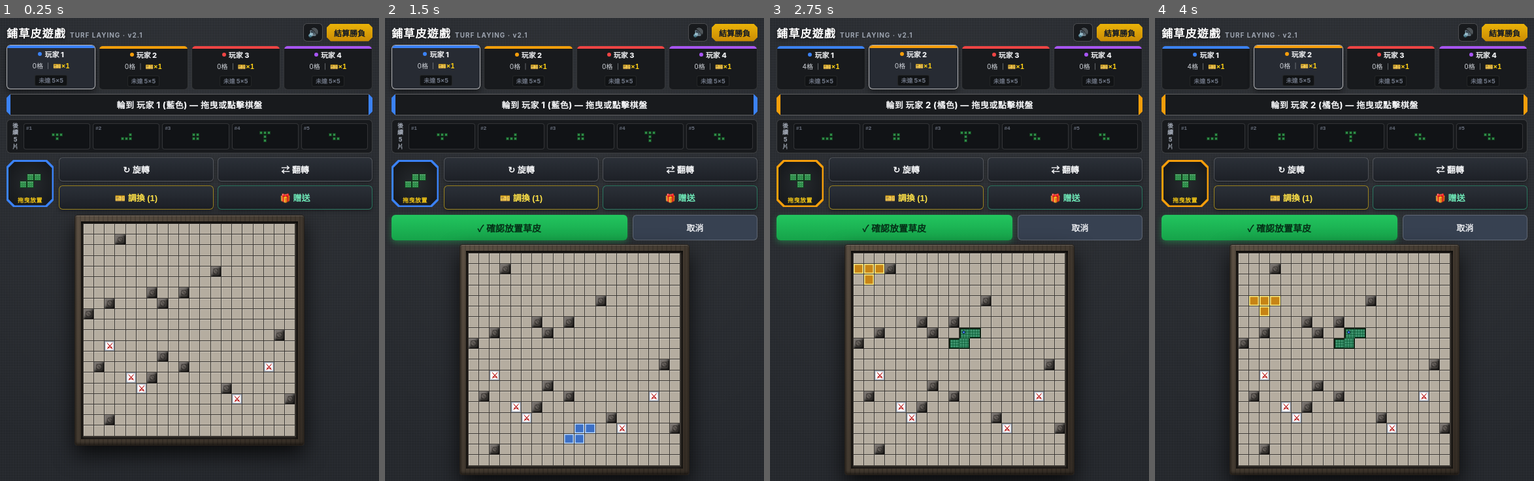
Above: before the commit, frames 1-4 (left to right).
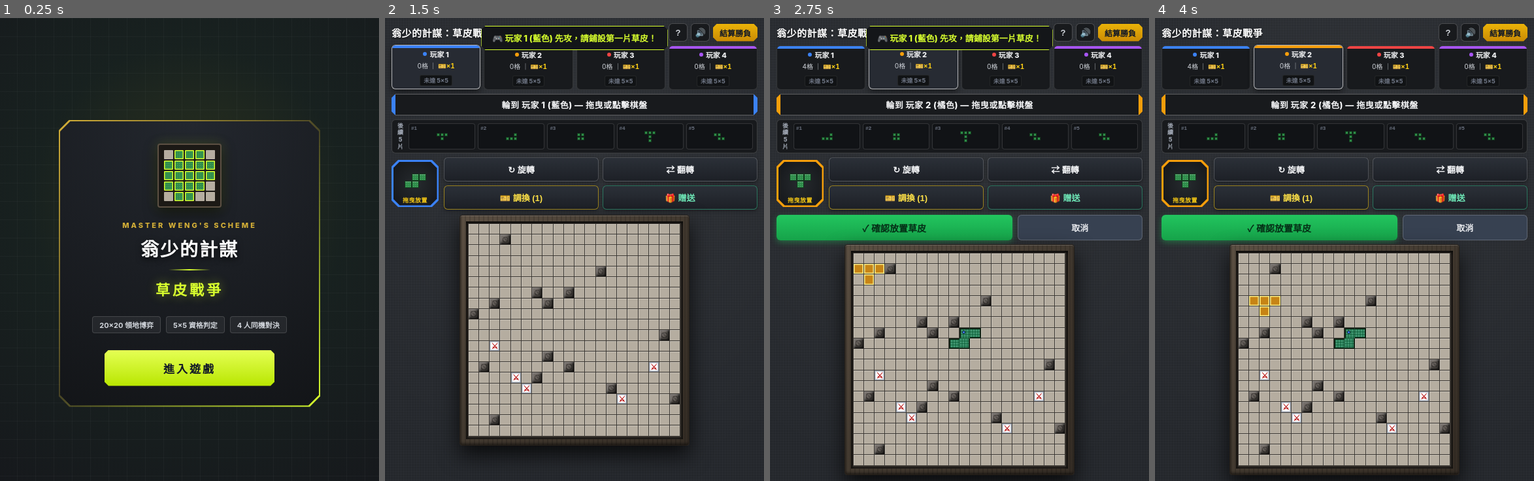
Above: after the commit, the same moments.

Repository: ysh-coder/devilsgame
Game: browser game, page index.html
The game is run twice, just before and just after one commit, with the same random seed, the same clock (stepped at 60 frames per second) and the same inputs.
Inputs (mouse positions are in pixels of both pictures, inside the frame that each line leads up to; where the layout moved, square brackets give the same spot in the first picture):
- Up to frame 1 (0.25 s): no input
- Up to frame 2 (1.5 s): click (574, 328) at 0.27 s; click (574, 351) [574, 383] at 1.07 s; click (574, 443) at 1.27 s, where only the run after the commit has a clickable "開始對戰"
- Up to frame 3 (2.75 s): click (914, 305) [914, 337] at 1.67 s; click (1008, 291) at 1.87 s; press the mouse at (1004, 323) at 2.27 s; release the mouse at (959, 314) at 2.4 s; click (868, 249) at 2.47 s
- Up to frame 4 (4 s): click (1378, 406) at 2.87 s; click (1424, 291) at 3.07 s; click (1287, 416) at 3.47 s; click (1264, 309) at 3.67 s

The runs differ from the first frame. In frame 1, 37% of the frame differs, in the area x 1-99%, y 0-92%; in frame 2, 19%; in frame 3, 2.9%; in frame 4, 0.7%.

Commit message:
Update index.html

Diff:
--- a/index.html
+++ b/index.html
@@ -3,7 +3,7 @@
 <head>
     <meta charset="UTF-8">
     <meta name="viewport" content="width=device-width, initial-scale=1.0, maximum-scale=1.0, user-scalable=no, viewport-fit=cover">
-    <title>鋪草皮遊戲 — 實境桌遊版</title>
+    <title>翁少的計謀：草皮戰爭</title>
     <style>
         :root {
             --studio-bg: #26292e;
@@ -12,6 +12,7 @@
             --stone-tile: #b5ada0;
             --grid-line: #3b3732;
             --neon-lime: #d8ff2e;
+            --gold-accent: #d4af37;
 
             --p0-color: #3b82f6;
             --p1-color: #f59e0b;
@@ -55,8 +56,270 @@
         .chamfer-md {
             clip-path: polygon(10px 0, calc(100% - 10px) 0, 100% 10px, 100% calc(100% - 10px), calc(100% - 10px) 100%, 10px 100%, 0 calc(100% - 10px), 0 10px);
         }
-
-        /* 頂部標題與功能列 */
+        .chamfer-lg {
+            clip-path: polygon(16px 0, calc(100% - 16px) 0, 100% 16px, 100% calc(100% - 16px), calc(100% - 16px) 100%, 16px 100%, 0 calc(100% - 16px), 0 16px);
+        }
+
+        /* =========================================================
+           開場主視覺畫面：翁少的計謀：草皮戰爭
+           ========================================================= */
+        #title-screen {
+            position: fixed;
+            inset: 0;
+            z-index: 500;
+            display: flex;
+            flex-direction: column;
+            align-items: center;
+            justify-content: center;
+            padding: 24px;
+            background-color: #16181c;
+            background-image:
+                radial-gradient(circle at 50% 38%, rgba(216, 255, 46, 0.12) 0%, rgba(46, 139, 71, 0.08) 32%, transparent 70%),
+                linear-gradient(rgba(255, 255, 255, 0.03) 1px, transparent 1px),
+                linear-gradient(90deg, rgba(255, 255, 255, 0.03) 1px, transparent 1px);
+            background-size: 100% 100%, 28px 28px, 28px 28px;
+            transition: opacity 0.35s ease, visibility 0.35s ease;
+        }
+        #title-screen.hidden {
+            opacity: 0;
+            visibility: hidden;
+            pointer-events: none;
+        }
+
+        .title-frame-outer {
+            width: 100%;
+            max-width: 400px;
+            padding: 2px;
+            background: linear-gradient(135deg, var(--gold-accent) 0%, rgba(212,175,55,0.25) 50%, var(--neon-lime) 100%);
+            box-shadow: 0 24px 50px rgba(0, 0, 0, 0.85);
+        }
+        .title-frame-inner {
+            background: radial-gradient(circle at top, #23272e 0%, #131518 100%);
+            padding: 34px 22px 30px 22px;
+            display: flex;
+            flex-direction: column;
+            align-items: center;
+            text-align: center;
+        }
+
+        /* 裝飾性迷你草皮拼圖徽章 */
+        .hero-emblem {
+            display: grid;
+            grid-template-columns: repeat(5, 14px);
+            grid-template-rows: repeat(5, 14px);
+            gap: 2px;
+            padding: 8px;
+            background: #1c1915;
+            border: 2px solid #5c5043;
+            border-radius: 4px;
+            margin-bottom: 20px;
+            box-shadow: 0 8px 20px rgba(0,0,0,0.6), 0 0 18px rgba(216, 255, 46, 0.18);
+        }
+        .emblem-cell {
+            background: #b5ada0;
+            border-radius: 1px;
+        }
+        .emblem-cell.turf {
+            background-color: #2f8e4b;
+            background-image: radial-gradient(rgba(255,255,255,0.22) 1px, transparent 0);
+            background-size: 3px 3px;
+            box-shadow: inset 0 0 0 1px #102415;
+        }
+        .emblem-cell.glow {
+            box-shadow: inset 0 0 0 1.5px var(--neon-lime);
+        }
+
+        .hero-kicker {
+            font-size: 11px;
+            font-weight: 800;
+            letter-spacing: 3px;
+            color: var(--gold-accent);
+            text-transform: uppercase;
+            margin-bottom: 8px;
+        }
+        .hero-title-main {
+            margin: 0;
+            font-size: 28px;
+            font-weight: 900;
+            letter-spacing: 2px;
+            color: #ffffff;
+            text-shadow: 0 3px 10px rgba(0,0,0,0.7);
+        }
+        .hero-divider {
+            width: 64px;
+            height: 2px;
+            background: linear-gradient(90deg, transparent, var(--neon-lime), transparent);
+            margin: 12px 0;
+        }
+        .hero-title-sub {
+            margin: 0 0 26px 0;
+            font-size: 22px;
+            font-weight: 900;
+            letter-spacing: 4px;
+            color: var(--neon-lime);
+            text-shadow: 0 0 16px rgba(216, 255, 46, 0.35);
+        }
+
+        .hero-tags {
+            display: flex;
+            gap: 8px;
+            margin-bottom: 26px;
+            flex-wrap: wrap;
+            justify-content: center;
+        }
+        .hero-tag {
+            font-size: 11px;
+            font-weight: 700;
+            color: #d1d5db;
+            background: rgba(255,255,255,0.06);
+            border: 1px solid rgba(255,255,255,0.14);
+            padding: 4px 10px;
+            border-radius: 4px;
+        }
+
+        .btn-enter-game {
+            width: 100%;
+            max-width: 260px;
+            padding: 15px 24px;
+            font-size: 17px;
+            font-weight: 900;
+            letter-spacing: 3px;
+            color: #111827;
+            background: linear-gradient(180deg, #e5ff54 0%, #b8e600 100%);
+            border: none;
+            cursor: pointer;
+            box-shadow: 0 6px 20px rgba(216, 255, 46, 0.35);
+            transition: transform 0.12s ease, filter 0.15s ease;
+        }
+        .btn-enter-game:active {
+            transform: scale(0.96);
+            filter: brightness(0.92);
+        }
+
+        /* =========================================================
+           遊戲教學畫面 (#tutorial-screen)
+           ========================================================= */
+        #tutorial-screen {
+            position: fixed;
+            inset: 0;
+            z-index: 450;
+            display: none;
+            align-items: center;
+            justify-content: center;
+            padding: 16px;
+            background: rgba(12, 14, 17, 0.88);
+            backdrop-filter: blur(6px);
+        }
+        #tutorial-screen.visible {
+            display: flex;
+        }
+
+        .tutorial-outer {
+            width: 100%;
+            max-width: 440px;
+            max-height: 88dvh;
+            padding: 2px;
+            background: linear-gradient(180deg, var(--gold-accent) 0%, rgba(212,175,55,0.35) 100%);
+            box-shadow: 0 20px 48px rgba(0,0,0,0.85);
+            display: flex;
+        }
+        .tutorial-inner {
+            width: 100%;
+            background: #191c21;
+            padding: 20px 18px 18px 18px;
+            display: flex;
+            flex-direction: column;
+            overflow-y: auto;
+            -webkit-overflow-scrolling: touch;
+            touch-action: pan-y;
+        }
+
+        .tut-header {
+            text-align: center;
+            margin-bottom: 14px;
+            border-bottom: 1px solid rgba(255,255,255,0.12);
+            padding-bottom: 10px;
+        }
+        .tut-header h3 {
+            margin: 0;
+            font-size: 19px;
+            font-weight: 900;
+            color: var(--neon-lime);
+            letter-spacing: 1.5px;
+        }
+        .tut-header p {
+            margin: 4px 0 0 0;
+            font-size: 12px;
+            color: #9ca3af;
+        }
+
+        .tut-cards {
+            display: flex;
+            flex-direction: column;
+            gap: 10px;
+            margin-bottom: 16px;
+        }
+        .tut-card {
+            display: flex;
+            gap: 12px;
+            align-items: flex-start;
+            background: #121418;
+            border: 1px solid rgba(255,255,255,0.1);
+            border-left: 3.5px solid var(--gold-accent);
+            border-radius: 6px;
+            padding: 10px 12px;
+        }
+        .tut-card.highlight {
+            border-left-color: var(--neon-lime);
+        }
+        .tut-icon {
+            font-size: 22px;
+            line-height: 1.2;
+            flex-shrink: 0;
+            width: 30px;
+            text-align: center;
+        }
+        .tut-body h4 {
+            margin: 0 0 3px 0;
+            font-size: 14px;
+            font-weight: 800;
+            color: #ffffff;
+        }
+        .tut-body p {
+            margin: 0;
+            font-size: 12.5px;
+            line-height: 1.55;
+            color: #d1d5db;
+        }
+        .tut-em {
+            color: var(--neon-lime);
+            font-weight: 800;
+        }
+        .tut-gold {
+            color: #facc15;
+            font-weight: 800;
+        }
+
+        .btn-start-match {
+            width: 100%;
+            padding: 13px;
+            font-size: 16px;
+            font-weight: 900;
+            letter-spacing: 2px;
+            color: #052e16;
+            background: linear-gradient(180deg, #4ade80 0%, #22c55e 100%);
+            border: none;
+            cursor: pointer;
+            box-shadow: 0 4px 14px rgba(34, 197, 94, 0.35);
+            flex-shrink: 0;
+        }
+        .btn-start-match:active {
+            transform: scale(0.97);
+        }
+
+        /* =========================================================
+           主遊戲頂部標題與功能列
+           ========================================================= */
         .header-bar {
             display: flex;
             justify-content: space-between;
@@ -64,39 +327,40 @@
             width: 95vw;
             max-width: 560px;
             margin-bottom: 6px;
+            gap: 6px;
         }
         .title-group {
             display: flex;
             align-items: baseline;
-            gap: 6px;
+            gap: 5px;
+            min-width: 0;
         }
         .title-group h2 {
             margin: 0;
-            font-size: 17px;
-            font-weight: 800;
-            letter-spacing: 1.2px;
+            font-size: 15px;
+            font-weight: 900;
+            letter-spacing: 0.5px;
             color: #ffffff;
             text-shadow: 0 2px 4px rgba(0,0,0,0.6);
-        }
-        .title-sub {
-            font-size: 10px;
-            font-weight: 700;
-            letter-spacing: 1px;
-            color: #9ca3af;
+            white-space: nowrap;
+            overflow: hidden;
+            text-overflow: ellipsis;
         }
         .header-actions {
             display: flex;
-            gap: 6px;
+            gap: 5px;
             align-items: center;
+            flex-shrink: 0;
         }
         .btn-icon {
             background: var(--panel-dark);
             color: #d1d5db;
             border: 1px solid var(--panel-border);
-            width: 30px;
+            width: 29px;
             height: 28px;
             border-radius: 6px;
             font-size: 13px;
+            font-weight: 800;
             display: flex;
             align-items: center;
             justify-content: center;
@@ -106,7 +370,7 @@
             background: linear-gradient(180deg, #eab308 0%, #ca8a04 100%);
             color: #111827;
             border: none;
-            padding: 5px 11px;
+            padding: 5px 10px;
             font-size: 12px;
             font-weight: 800;
             cursor: pointer;
@@ -358,7 +622,6 @@
             box-shadow: inset 0 1px 0 rgba(255,255,255,0.25);
         }
 
-        /* 拖曳時跟隨手指的浮動草皮幽靈 */
         #drag-ghost {
             position: fixed;
             display: none;
@@ -459,7 +722,7 @@
             cursor: pointer;
         }
 
-        /* 做舊實木外框 + 20x20 石板棋盤 (自動避開 Safari 底部網址列) */
+        /* 做舊實木外框 + 20x20 石板棋盤 */
         .board-wood-frame {
             position: relative;
             width: min(94vw, 47dvh, 520px);
@@ -501,7 +764,6 @@
             box-shadow: inset 1px 1px 0 rgba(255,255,255,0.22);
         }
 
-        /* 花崗岩死地石頭 */
         .stone {
             background-color: #57534e;
             background-image: radial-gradient(circle at 30% 30%, #78716c 0%, #44403c 70%, #292524 100%);
@@ -516,7 +778,6 @@
             background: repeating-linear-gradient(45deg, rgba(0,0,0,0.18) 0 2px, transparent 2px 4px);
         }
 
-        /* 搶奪卡 */
         .steal-card {
             background: radial-gradient(circle at center, #ffffff 45%, #e5e7eb 100%);
             box-shadow: inset 0 0 0 1.5px #9ca3af;
@@ -533,7 +794,6 @@
             font-weight: 900;
         }
 
-        /* 擬真人工草皮拼圖 */
         .placed {
             z-index: 2;
             background-color: #2d8a49;
@@ -574,7 +834,6 @@
         .placed-p2.piece-anchor::before { background: var(--p2-color); }
         .placed-p3.piece-anchor::before { background: var(--p3-color); }
 
-        /* 放置預覽 */
         .preview-valid-p0 { background: rgba(59, 130, 246, 0.75) !important; box-shadow: inset 0 0 0 1.5px #bfdbfe; z-index: 5; }
         .preview-valid-p1 { background: rgba(245, 158, 11, 0.75) !important; box-shadow: inset 0 0 0 1.5px #fef08a; z-index: 5; }
         .preview-valid-p2 { background: rgba(239, 68, 68, 0.75) !important; box-shadow: inset 0 0 0 1.5px #fecaca; z-index: 5; }
@@ -594,7 +853,6 @@
             box-shadow: 0 0 10px rgba(239, 68, 68, 0.9);
         }
 
-        /* 5x5 達成霓虹萊姆綠外框 */
         .glow-top    { border-top: 2.5px solid var(--neon-lime) !important; z-index: 6; }
         .glow-right  { border-right: 2.5px solid var(--neon-lime) !important; z-index: 6; }
         .glow-bottom { border-bottom: 2.5px solid var(--neon-lime) !important; z-index: 6; }
@@ -611,7 +869,7 @@
             font-size: 10px;
             font-weight: 900;
             padding: 2px 6px;
-            border: 1.5px solid #d4af37;
+            border: 1.5px solid var(--gold-accent);
             clip-path: polygon(5px 0, calc(100% - 5px) 0, 100% 5px, 100% calc(100% - 5px), calc(100% - 5px) 100%, 5px 100%, 0 calc(100% - 5px), 0 5px);
             box-shadow: 0 3px 8px rgba(0,0,0,0.75);
             pointer-events: none;
@@ -633,7 +891,7 @@
             pointer-events: none;
             transition: opacity 0.25s, transform 0.25s;
             transform: translateY(-10px);
-            z-index: 150;
+            z-index: 600;
             max-width: 90vw;
             text-align: center;
         }
@@ -650,12 +908,12 @@
             backdrop-filter: blur(4px);
             justify-content: center;
             align-items: center;
-            z-index: 200;
+            z-index: 300;
             padding: 20px;
         }
         .modal-box {
             background: #1c1f24;
-            border: 1.5px solid #d4af37;
+            border: 1.5px solid var(--gold-accent);
             padding: 20px;
             width: 92%;
             max-width: 380px;
@@ -707,12 +965,120 @@
     <div id="toast" class="chamfer-sm"></div>
     <div id="drag-ghost"></div>
 
+    <!-- =========================================================
+         第一層：開場主視覺畫面 — 翁少的計謀：草皮戰爭
+         ========================================================= -->
+    <section id="title-screen">
+        <div class="title-frame-outer chamfer-lg">
+            <div class="title-frame-inner chamfer-lg">
+                <!-- 迷你草皮拼圖 5x5 徽章 -->
+                <div class="hero-emblem" aria-hidden="true">
+                    <div class="emblem-cell"></div>
+                    <div class="emblem-cell turf glow"></div>
+                    <div class="emblem-cell turf glow"></div>
+                    <div class="emblem-cell turf glow"></div>
+                    <div class="emblem-cell"></div>
+
+                    <div class="emblem-cell turf glow"></div>
+                    <div class="emblem-cell turf glow"></div>
+                    <div class="emblem-cell turf glow"></div>
+                    <div class="emblem-cell turf glow"></div>
+                    <div class="emblem-cell turf glow"></div>
+
+                    <div class="emblem-cell turf glow"></div>
+                    <div class="emblem-cell turf glow"></div>
+                    <div class="emblem-cell turf glow"></div>
+                    <div class="emblem-cell turf glow"></div>
+                    <div class="emblem-cell turf glow"></div>
+
+                    <div class="emblem-cell turf glow"></div>
+                    <div class="emblem-cell turf glow"></div>
+                    <div class="emblem-cell turf glow"></div>
+                    <div class="emblem-cell turf glow"></div>
+                    <div class="emblem-cell"></div>
+
+                    <div class="emblem-cell"></div>
+                    <div class="emblem-cell turf glow"></div>
+                    <div class="emblem-cell turf glow"></div>
+                    <div class="emblem-cell"></div>
+                    <div class="emblem-cell"></div>
+                </div>
+
+                <div class="hero-kicker">MASTER WENG'S SCHEME</div>
+                <h1 class="hero-title-main">翁少的計謀</h1>
+                <div class="hero-divider"></div>
+                <p class="hero-title-sub">草皮戰爭</p>
+
+                <div class="hero-tags">
+                    <span class="hero-tag">20×20 領地博弈</span>
+                    <span class="hero-tag">5×5 資格判定</span>
+                    <span class="hero-tag">4 人同機對決</span>
+                </div>
+
+                <button class="btn-enter-game chamfer-sm" onclick="enterGameToTutorial()">進入遊戲</button>
+            </div>
+        </div>
+    </section>
+
+    <!-- =========================================================
+         第二層：遊戲教學說明頁
+         ========================================================= -->
+    <section id="tutorial-screen">
+        <div class="tutorial-outer chamfer-lg">
+            <div class="tutorial-inner chamfer-lg">
+                <div class="tut-header">
+                    <h3>📜 遊戲教學與規則</h3>
+                    <p>翁少的計謀：草皮戰爭 — 戰術指南</p>
+                </div>
+
+                <div class="tut-cards">
+                    <div class="tut-card highlight">
+                        <div class="tut-icon">👑</div>
+                        <div class="tut-body">
+                            <h4>勝利條件：至少完成 5×5 領地</h4>
+                            <p>四位玩家輪流在 20×20 棋盤鋪設草皮。結算時，你<span class="tut-em">必須擁有至少一塊 5×5（或更大）的實心正方形領地</span>才具備獲勝資格，合格者中佔領總格數最多者勝出！</p>
+                        </div>
+                    </div>
+
+                    <div class="tut-card">
+                        <div class="tut-icon">👆</div>
+                        <div class="tut-body">
+                            <h4>手機操作：拖曳或輕點微調</h4>
+                            <p>• <span class="tut-gold">拖曳放置</span>：按住左上角草皮托盤直接拖進棋盤放開（輕點托盤可快速旋轉）。<br>• <span class="tut-gold">點擊微調</span>：輕點棋盤鎖定預覽位置，調整旋轉／翻轉後按「確認放置」。</p>
+                        </div>
+                    </div>
+
+                    <div class="tut-card">
+                        <div class="tut-icon">⚔️</div>
+                        <div class="tut-body">
+                            <h4>特殊地形：石頭與搶奪卡</h4>
+                            <p>• <span class="tut-gold">石頭障礙</span>：無法覆蓋的死地。<br>• <span class="tut-gold">搶奪卡（⚔）</span>：草皮覆蓋後<span class="tut-em">立即發動</span>，可點擊將對手任意 1 格草皮佔為己有（可藉此瓦解對手的 5×5！）。</p>
+                        </div>
+                    </div>
+
+                    <div class="tut-card">
+                        <div class="tut-icon">🎫</div>
+                        <div class="tut-body">
+                            <h4>草皮調換券：替換與轉贈</h4>
+                            <p>每位玩家開局持有 1 張調換券。輪到你時可點擊<span class="tut-gold">「調換」</span>從「後續 5 片」中任選替換，或點擊<span class="tut-gold">「贈送」</span>將票券轉讓給其他玩家進行結盟交易。</p>
+                        </div>
+                    </div>
+                </div>
+
+                <button class="btn-start-match chamfer-sm" onclick="closeTutorial()">開始對戰</button>
+            </div>
+        </div>
+    </section>
+
+    <!-- =========================================================
+         第三層：主遊戲對戰舞台
+         ========================================================= -->
     <div class="header-bar">
         <div class="title-group">
-            <h2>鋪草皮遊戲</h2>
-            <span class="title-sub">TURF LAYING · v2.1</span>
+            <h2>翁少的計謀：草皮戰爭</h2>
         </div>
         <div class="header-actions">
+            <button class="btn-icon" onclick="openTutorial()" title="遊戲教學">?</button>
             <button class="btn-icon" id="btn-sound" onclick="toggleSound()" title="音效開關">🔊</button>
             <button class="btn-end chamfer-sm" onclick="endGame()">結算勝負</button>
         </div>
@@ -766,7 +1132,7 @@
         </div>
     </div>
 
-    <!-- 輕點棋盤釘選預覽時出現的快速確認欄 -->
+    <!-- 輕點棋盤釘選預覽時出現的快速確認浮動條 -->
     <div id="confirm-bar">
         <button id="btn-confirm-place" onclick="confirmPinnedPlacement()">✓ 確認放置草皮</button>
         <button id="btn-cancel-pin" onclick="clearPinnedPreview()">取消</button>
@@ -804,6 +1170,8 @@
         document.addEventListener('selectstart', (e) => e.preventDefault());
         document.addEventListener('contextmenu', (e) => e.preventDefault());
 
+        const titleScreenElement = document.getElementById('title-screen');
+        const tutorialScreenElement = document.getElementById('tutorial-screen');
         const boardElement = document.getElementById('board');
         const miniPreviewElement = document.getElementById('mini-preview');
         const trayOuterElement = document.getElementById('tray-outer');
@@ -818,6 +1186,26 @@
         const cols = 20;
         let cells = [];
         let nextPieceUid = 1;
+
+        // ==========================================
+        // 開場畫面與教學流程控制
+        // ==========================================
+        function enterGameToTutorial() {
+            playTone('click');
+            titleScreenElement.classList.add('hidden');
+            tutorialScreenElement.classList.add('visible');
+        }
+
+        function openTutorial() {
+            playTone('click');
+            tutorialScreenElement.classList.add('visible');
+        }
+
+        function closeTutorial() {
+            playTone('achieve');
+            tutorialScreenElement.classList.remove('visible');
+            showToast('🎮 玩家 1 (藍色) 先攻，請鋪設第一片草皮！');
+        }
 
         // ==========================================
         // 內建 Web Audio API 實體音效
@@ -1342,7 +1730,6 @@
             }
         }
 
-        // 渲染跟隨手指的浮動草皮幽靈
         function showDragGhost(clientX, clientY) {
             dragGhostElement.innerHTML = '';
             const rLen = currentShape.length;
@@ -1403,7 +1790,7 @@
         // ==========================================
         // iOS Safari 強化觸控 & 滑鼠雙模操控引擎
         // ==========================================
-        let activeDragSource = null; // 'tray' | 'board' | null
+        let activeDragSource = null;
         let touchStartX = 0;
         let touchStartY = 0;
         let hasMovedSignificantly = false;
@@ -1576,7 +1963,6 @@
             }
 
             if (coord) {
-                // 一旦拖進棋盤範圍內，隱藏手指幽靈改用精準棋盤網格預覽
                 if (activeDragSource === 'tray') hideDragGhost();
                 const origin = getCenteredShapeOrigin(coord.row, coord.col);
                 lastPreviewStart = origin;
@@ -1644,7 +2030,6 @@
             }
         }
 
-        // 綁定觸控事件
         trayOuterElement.addEventListener('touchstart', (e) => {
             e.preventDefault();
             const t = e.touches[0];
@@ -1676,7 +2061,6 @@
             clearPreview();
         });
 
-        // 綁定滑鼠事件
         trayOuterElement.addEventListener('mousedown', (e) => {
             onInteractionStart('tray', e.clientX, e.clientY, false);
         });
